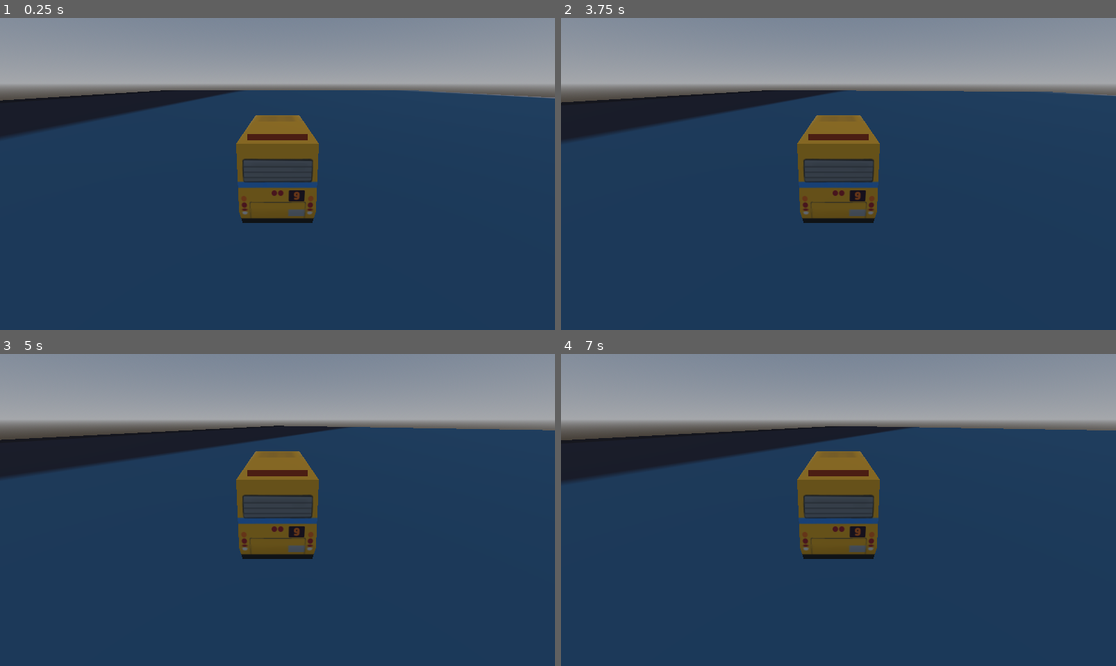
Above: before the commit, frames 1-4 (two rows, left to right).
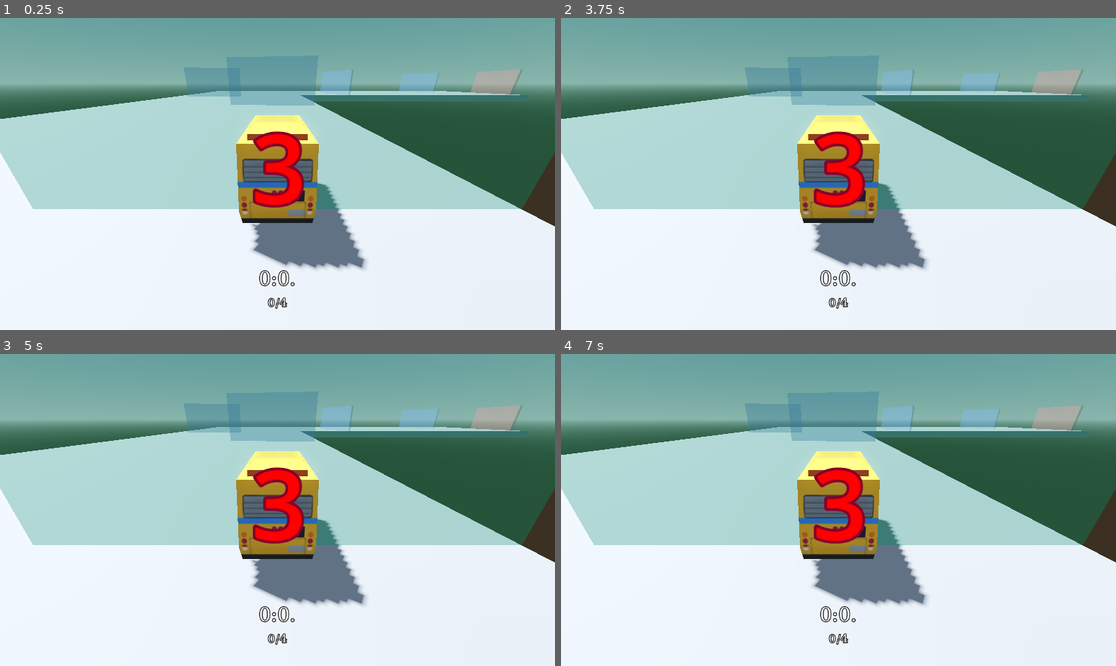
Above: after the commit, the same moments.

Repository: Username4DSchool/racing_game
Game: Godot game, scene res://tracks/track_1.tscn
The game is run twice, just before and just after one commit, with the same random seed, the same clock (stepped at 60 frames per second) and the same inputs. Before the commit the project starts from res://test_envi.tscn. The engine's default icon, where the game draws it, is replaced by a stand-in: a white triangle on a blue panel in a dark square.
Inputs:
- Up to frame 1 (0.25 s): no input
- Up to frame 2 (3.75 s): tap Enter at 0.5 s; hold Right (ui_right) 0.53-1.28 s; tap Y (retire) every 0.75 s from 0.6 to 3.6 s; tap R (respawn) every 0.75 s from 1.25 to 3.5 s; hold Down (ui_down) 1.28-2.03 s; hold Right (ui_right) 2.03-2.78 s; hold Up (ui_up) 2.78-3.53 s; hold Left (ui_left) from 3.53 s (still down)
- Up to frame 3 (5 s): keep holding Left (ui_left); tap R (respawn) at 4.15 s; tap Y (retire) at 4.35 s
- Up to frame 4 (7 s): tap R (respawn) at 5 s; release Left (ui_left) at 5.03 s; hold Down (ui_down) 5.03-5.78 s; tap Y (retire) at 5.1, 5.85, 6.6 s; hold Right (ui_right) 5.78-6.53 s; hold Up (ui_up) from 6.53 s (still down)

The runs differ from the first frame. In frame 1, 89% of the frame differs, in the area x 0-100%, y 0-100%; in frame 2, 89%; in frame 3, 89%; in frame 4, 89%.

Commit message:
added ui

Diff:
--- a/car.gd
+++ b/car.gd
@@ -5,9 +5,10 @@
 @export var sliding = false
 @export var slide_steer = 0
 @export var drift_multiplier= 0
+@export var not_finished = true
 
 func _physics_process(delta: float) -> void:
-	if Input.get_axis("ui_left", "ui_right") and speed > 0:
+	if Input.get_axis("ui_left", "ui_right") and speed > 0 and not_finished:
 		if speed < 0.2:
 			steering = move_toward(steering, Input.get_axis("ui_left", "ui_right"), 0.3 * speed)
 		else:
@@ -15,13 +16,13 @@
 	else:
 		steering = move_toward(steering, 0, 0.1)
 
-	if Input.is_action_pressed("ui_down"):
+	if Input.is_action_pressed("ui_down") and not_finished:
 		if Input.is_action_pressed("ui_up"):
 			speed = move_toward(speed, 0.3 ,0.018)
 		else:
 			speed = move_toward(speed, -0.5 ,0.03)
 
-	if Input.is_action_just_pressed("ui_down"):
+	if Input.is_action_just_pressed("ui_down") and not_finished:
 
 		if abs(steering) != 0:
 
@@ -30,7 +31,7 @@
 
 	self.rotate_y(steering * -0.02)
 
-	if Input.is_action_pressed("ui_up"):
+	if Input.is_action_pressed("ui_up") and not_finished:
 		if speed <= 1:
 			speed = move_toward(speed, 1, 0.02)
 		else:
--- a/checkpoint.gd
+++ b/checkpoint.gd
@@ -17,7 +17,3 @@
 		print("checked")
 		self.get_parent().get_parent().check_checkpoints()
 		self.get_parent().get_parent().save_point()
-
-func _input(event: InputEvent) -> void:
-	if Input.is_action_just_pressed("retire"):
-		checked = false
--- /dev/null
+++ b/end.gd
@@ -0,0 +1,37 @@
+extends Node2D
+
+
+@export var time = 0
+@export var old = 0
+@export var medal = 0
+# Called when the node enters the scene tree for the first time.
+func _ready() -> void:
+	pass # Replace with function body.
+
+
+# Called every frame. 'delta' is the elapsed time since the previous frame.
+func _process(delta: float) -> void:
+	pass
+
+func update():
+	var delta = (old - time) * -1
+	var str = "+" if delta >= 0 else ""
+	$time.text = var_to_str(floori(time / 60))  + ":" + var_to_str(floori(time) % 60) + "." + var_to_str(time - floor(time)).substr(2,2) + " (" + str+var_to_str(round(delta * 100) / 100) + ")"
+
+	if medal == 3:
+		$medals.modulate = Color.GOLDENROD
+		$medals/Label.text = "Gold"
+	elif medal == 2:
+		$medals.modulate = Color.SILVER
+		$medals/Label.text = "Silver"
+	elif medal == 1:
+		$medals.modulate = Color.SADDLE_BROWN
+		$medals/Label.text = "Bronze"
+	else:
+		$medals.modulate = Color.TRANSPARENT
+		$medals/Label.text = ""
+
+
+func _on_retry_pressed() -> void:
+	self.get_parent().get_parent().retire()
+	self.visible = false
--- /dev/null
+++ b/end.tscn
@@ -0,0 +1,116 @@
+[gd_scene load_steps=7 format=3 uid="uid://c3um71royd1wo"]
+
+[ext_resource type="Script" uid="uid://y05e4w8cnr5s" path="res://end.gd" id="1_egc6y"]
+[ext_resource type="Theme" uid="uid://cp57qnq27t8ug" path="res://resources/standard_theme.tres" id="1_n735c"]
+
+[sub_resource type="LabelSettings" id="LabelSettings_egc6y"]
+font_size = 44
+
+[sub_resource type="LabelSettings" id="LabelSettings_n735c"]
+font_size = 26
+
+[sub_resource type="StyleBoxFlat" id="StyleBoxFlat_egc6y"]
+bg_color = Color(1, 1, 1, 0)
+border_width_left = 12
+border_width_top = 12
+border_width_right = 12
+border_width_bottom = 12
+border_color = Color(1, 1, 1, 1)
+
+[sub_resource type="LabelSettings" id="LabelSettings_lt2ag"]
+font_size = 41
+
+[node name="end" type="Node2D"]
+script = ExtResource("1_egc6y")
+
+[node name="ColorRect" type="ColorRect" parent="."]
+z_index = -1
+offset_right = 1152.0
+offset_bottom = 672.0
+color = Color(0, 0, 0, 0.580392)
+
+[node name="Panel" type="Panel" parent="."]
+z_index = 1
+offset_left = 256.0
+offset_top = 96.0
+offset_right = 896.0
+offset_bottom = 544.0
+theme = ExtResource("1_n735c")
+
+[node name="retry" type="Button" parent="Panel"]
+layout_mode = 0
+offset_left = 160.0
+offset_top = 352.0
+offset_right = 288.0
+offset_bottom = 384.0
+theme = ExtResource("1_n735c")
+text = "retry"
+
+[node name="exit" type="Button" parent="Panel"]
+layout_mode = 0
+offset_left = 352.0
+offset_top = 352.0
+offset_right = 480.0
+offset_bottom = 384.0
+theme = ExtResource("1_n735c")
+text = "exit"
+
+[node name="Label" type="Label" parent="."]
+offset_left = 320.0
+offset_top = 160.0
+offset_right = 832.0
+offset_bottom = 256.0
+text = "Track comleted!"
+label_settings = SubResource("LabelSettings_egc6y")
+horizontal_alignment = 1
+vertical_alignment = 1
+
+[node name="time" type="Label" parent="."]
+offset_left = 320.0
+offset_top = 256.0
+offset_right = 832.0
+offset_bottom = 320.0
+text = "00:00:00 (+00:00:00)"
+label_settings = SubResource("LabelSettings_n735c")
+horizontal_alignment = 1
+vertical_alignment = 1
+
+[node name="medals" type="Control" parent="."]
+modulate = Color(1, 0.580392, 0, 1)
+layout_mode = 3
+anchors_preset = 0
+offset_right = 40.0
+offset_bottom = 40.0
+
+[node name="Panel2" type="Panel" parent="medals"]
+layout_mode = 0
+offset_left = 480.0
+offset_top = 336.0
+offset_right = 544.0
+offset_bottom = 400.0
+rotation = 0.785398
+pivot_offset = Vector2(32, 32)
+theme_override_styles/panel = SubResource("StyleBoxFlat_egc6y")
+
+[node name="Panel3" type="Panel" parent="medals"]
+layout_mode = 0
+offset_left = 480.0
+offset_top = 336.0
+offset_right = 544.0
+offset_bottom = 400.0
+rotation = 0.785398
+scale = Vector2(0.5, 0.5)
+pivot_offset = Vector2(32, 32)
+theme_override_styles/panel = SubResource("StyleBoxFlat_egc6y")
+
+[node name="Label" type="Label" parent="medals"]
+layout_mode = 0
+offset_left = 576.0
+offset_top = 320.0
+offset_right = 800.0
+offset_bottom = 416.0
+text = "Gold"
+label_settings = SubResource("LabelSettings_lt2ag")
+vertical_alignment = 1
+
+[connection signal="pressed" from="Panel/retry" to="." method="_on_retry_pressed"]
--- a/finish.gd
+++ b/finish.gd
@@ -3,3 +3,4 @@
 func _on_body_entered(body: Node3D) -> void:
 	if body.is_in_group("car"):
 		self.get_parent().finish()
+		print('fin')
--- a/hud.gd
+++ b/hud.gd
@@ -2,9 +2,8 @@
 
 # Called every frame. 'delta' is the elapsed time since the previous frame.
 func _process(delta: float) -> void:
-	$time.text = var_to_str(floori(self.get_parent().time / 60))  + ":" + var_to_str(roundi(self.get_parent().time) % 60) + "." + var_to_str(self.get_parent().time - floor(self.get_parent().time)).substr(2,2)
+	$time.text = var_to_str(floori(self.get_parent().time / 60))  + ":" + var_to_str(floori(self.get_parent().time) % 60) + "." + var_to_str(self.get_parent().time - floor(self.get_parent().time)).substr(2,2)
 	$checkpoints.text = var_to_str(self.get_parent().checkpoints) + "/" + var_to_str(self.get_parent().get_node("checkpoints").get_child_count())
-
 func shown(shown: int) -> void:
 	$"3".visible = false
 	$"2".visible = false
@@ -17,3 +16,21 @@
 			$"2".show()
 		3:
 			$"3".show()
+func fin():
+	$end.visible = true
+	$end.time = self.get_parent().time
+	$end.old = SaveManager.pb if SaveManager.pb != -1 else self.get_parent().time
+	if self.get_parent().gold_time > self.get_parent().time:
+		$end.medal = 3
+	elif self.get_parent().silver_time > self.get_parent().time:
+		$end.medal = 2
+	elif self.get_parent().bronze_time > self.get_parent().time:
+		$end.medal = 1
+	else:
+		$end.medal = 0
+	$end.update()
+	if SaveManager.pb > self.get_parent().time or SaveManager.pb == -1:
+		SaveManager.pb = self.get_parent().time
+func _input(event: InputEvent) -> void:
+	if Input.is_action_just_pressed("respawn") or Input.is_action_just_pressed("retire"):
+		$end.visible = false
--- a/hud.tscn
+++ b/hud.tscn
@@ -1,6 +1,7 @@
-[gd_scene load_steps=8 format=3 uid="uid://cdv1qwnnmkqq5"]
+[gd_scene load_steps=9 format=3 uid="uid://cdv1qwnnmkqq5"]
 
 [ext_resource type="Script" uid="uid://bsgsa1rnh12dm" path="res://hud.gd" id="1_37p78"]
+[ext_resource type="PackedScene" uid="uid://c3um71royd1wo" path="res://end.tscn" id="2_64ctp"]
 
 [sub_resource type="FontFile" id="FontFile_64ctp"]
 subpixel_positioning = 0
@@ -229,3 +230,6 @@
 label_settings = SubResource("LabelSettings_a2258")
 horizontal_alignment = 1
 vertical_alignment = 1
+
+[node name="end" parent="." instance=ExtResource("2_64ctp")]
+visible = false
--- /dev/null
+++ b/main_menu.tscn
@@ -0,0 +1,44 @@
+[gd_scene load_steps=4 format=3 uid="uid://cgk1jes0wivc"]
+
+[ext_resource type="PackedScene" uid="uid://bwh05shhwqxam" path="res://track_panel.tscn" id="1_06t4h"]
+
+[sub_resource type="LabelSettings" id="LabelSettings_rhts7"]
+font_size = 97
+
+[sub_resource type="LabelSettings" id="LabelSettings_06t4h"]
+font_size = 24
+
+[node name="main_menu" type="Node2D"]
+
+[node name="Label" type="Label" parent="."]
+offset_left = 64.0
+offset_right = 1216.0
+offset_bottom = 192.0
+text = "BRAKEMANIA"
+label_settings = SubResource("LabelSettings_rhts7")
+vertical_alignment = 1
+
+[node name="Label2" type="Label" parent="."]
+offset_left = 64.0
+offset_top = 512.0
+offset_right = 1216.0
+offset_bottom = 640.0
+text = "By Username4D"
+label_settings = SubResource("LabelSettings_06t4h")
+vertical_alignment = 1
+
+[node name="hbox" type="HBoxContainer" parent="."]
+offset_left = 96.0
+offset_top = 256.0
+offset_right = 1216.0
+offset_bottom = 384.0
+theme_override_constants/separation = 128
+
+[node name="track_panel" parent="hbox" instance=ExtResource("1_06t4h")]
+layout_mode = 2
+
+[node name="track_panel2" parent="hbox" instance=ExtResource("1_06t4h")]
+layout_mode = 2
+
+[node name="track_panel3" parent="hbox" instance=ExtResource("1_06t4h")]
+layout_mode = 2
--- a/project.godot
+++ b/project.godot
@@ -11,13 +11,21 @@
 [application]
 
 config/name="Racer"
-run/main_scene="uid://qsm5e6bouf45"
+run/main_scene="uid://u6gh52pl0ita"
 config/features=PackedStringArray("4.4", "Forward Plus")
 config/icon="res://icon.svg"
+
+[autoload]
+
+SaveManager="*res://save_manager.gd"
 
 [global_group]
 
 car=""
+
+[gui]
+
+theme/default_font_multichannel_signed_distance_field=true
 
 [input]
 
--- /dev/null
+++ b/resources/standard_theme.tres
@@ -0,0 +1,55 @@
+[gd_resource type="Theme" load_steps=5 format=3 uid="uid://cp57qnq27t8ug"]
+
+[sub_resource type="StyleBoxFlat" id="StyleBoxFlat_h3rns"]
+bg_color = Color(1, 1, 1, 0.172549)
+border_color = Color(0.8, 0.8, 0.8, 0.27451)
+corner_radius_top_left = 8
+corner_radius_top_right = 8
+corner_radius_bottom_right = 8
+corner_radius_bottom_left = 8
+shadow_color = Color(1, 1, 1, 0.054902)
+shadow_offset = Vector2(16, 16)
+
+[sub_resource type="StyleBoxFlat" id="StyleBoxFlat_5ll2w"]
+bg_color = Color(1, 1, 1, 0.227451)
+border_color = Color(0.8, 0.8, 0.8, 0.27451)
+corner_radius_top_left = 8
+corner_radius_top_right = 8
+corner_radius_bottom_right = 8
+corner_radius_bottom_left = 8
+shadow_color = Color(1, 1, 1, 0.054902)
+shadow_offset = Vector2(16, 16)
+
+[sub_resource type="StyleBoxFlat" id="StyleBoxFlat_dp0gv"]
+bg_color = Color(1, 1, 1, 0.294118)
+border_color = Color(0.8, 0.8, 0.8, 0.27451)
+corner_radius_top_left = 8
+corner_radius_top_right = 8
+corner_radius_bottom_right = 8
+corner_radius_bottom_left = 8
+shadow_color = Color(1, 1, 1, 0.054902)
+shadow_offset = Vector2(16, 16)
+
+[sub_resource type="StyleBoxFlat" id="StyleBoxFlat_80ky7"]
+bg_color = Color(1, 1, 1, 0.411765)
+border_width_right = 16
+border_width_bottom = 16
+border_color = Color(0.8, 0.8, 0.8, 0.27451)
+corner_radius_top_left = 32
+corner_radius_top_right = 32
+corner_radius_bottom_right = 32
+corner_radius_bottom_left = 32
+expand_margin_left = 32.0
+expand_margin_top = 32.0
+expand_margin_right = 32.0
+expand_margin_bottom = 32.0
+shadow_color = Color(1, 1, 1, 0.054902)
+shadow_offset = Vector2(16, 16)
+
+[resource]
+Button/styles/disabled = SubResource("StyleBoxFlat_h3rns")
+Button/styles/focus = SubResource("StyleBoxFlat_h3rns")
+Button/styles/hover = SubResource("StyleBoxFlat_5ll2w")
+Button/styles/normal = SubResource("StyleBoxFlat_h3rns")
+Button/styles/pressed = SubResource("StyleBoxFlat_dp0gv")
+Panel/styles/panel = SubResource("StyleBoxFlat_80ky7")
--- /dev/null
+++ b/save_manager.gd
@@ -0,0 +1,10 @@
+extends Node
+
+var pb = -1
+
+func _ready() -> void:
+	pass
+
+
+func _process(delta: float) -> void:
+	pass
--- a/start.tscn
+++ b/start.tscn
@@ -1,7 +1,4 @@
-[gd_scene load_steps=4 format=3 uid="uid://cntf6f6dturiq"]
-
-[sub_resource type="BoxShape3D" id="BoxShape3D_goijn"]
-size = Vector3(2, 1, 0.1)
+[gd_scene load_steps=3 format=3 uid="uid://cntf6f6dturiq"]
 
 [sub_resource type="BoxMesh" id="BoxMesh_yp4eo"]
 size = Vector3(2, 1, 0.1)
@@ -10,12 +7,8 @@
 transparency = 1
 albedo_color = Color(2.02149e-06, 0.795811, 0.52185, 0.392157)
 
-[node name="start" type="Area3D"]
+[node name="start" type="Node3D"]
 transform = Transform3D(4, 0, 0, 0, 4, 0, 0, 0, 4, 0, 0, 0)
-
-[node name="CollisionShape3D" type="CollisionShape3D" parent="."]
-transform = Transform3D(-4.37114e-08, 0, 1, 0, 1, 0, -1, 0, -4.37114e-08, 0, 0.5, 0)
-shape = SubResource("BoxShape3D_goijn")
 
 [node name="MeshInstance3D" type="MeshInstance3D" parent="."]
 transform = Transform3D(-4.37114e-08, 0, 1, 0, 1, 0, -1, 0, -4.37114e-08, 0, 0.5, 0)
--- a/track.gd
+++ b/track.gd
@@ -2,16 +2,17 @@
 
 var time = 0
 var checkpoints = 0
-# Called when the node enters the scene tree for the first time.
+
 var checkpoint_data
 var timer_paused = true
 
-# Called every frame. 'delta' is the elapsed time since the previous frame.
-
+@export var bronze_time = 0.0
+@export var silver_time = 0.0
+@export var gold_time = 0.0
 
 func _process(delta: float) -> void:
 	if not timer_paused:
-		time += delta
+		time = 100000 - $Timer.time_left
 	elif $car/car.disable_mode == Node.PROCESS_MODE_DISABLED:
 		time = $timer.time_left
 func check_checkpoints() -> bool:
@@ -21,11 +22,12 @@
 		check = false if not i.checked else check
 		checkpoints = checkpoints + 1 if i.checked else checkpoints
 	return check
-
 func finish():
 	if check_checkpoints():
 		timer_paused = true
-
+		$Timer.stop()
+		$car/car.not_finished = false
+		$hud.fin()
 func save_point():
 	checkpoint_data = {
 	 "Position": $car/car.position,
@@ -39,14 +41,18 @@
 	}
 
 func respawn():
-	$car/car.position = checkpoint_data["Position"]
-	$car/car.rotation.y = checkpoint_data["Rotation"]
-	$car/car.speed = checkpoint_data["Speed"]
-	$car/car.steering= checkpoint_data["Steering"]
-	$car/car.sliding= checkpoint_data["Sliding"]
-	$car/car.slide_steer= checkpoint_data["Slide Steer"]
-	$car/car.drift_multiplier= checkpoint_data["Drift Boost"]
-	$car/car.velocity= checkpoint_data["Velocity"]
+	if $car/car.not_finished:
+		$car/car.position = checkpoint_data["Position"]
+		$car/car.rotation.y = checkpoint_data["Rotation"]
+		$car/car.speed = checkpoint_data["Speed"]
+		$car/car.steering= checkpoint_data["Steering"]
+		$car/car.sliding= checkpoint_data["Sliding"]
+		$car/car.slide_steer= checkpoint_data["Slide Steer"]
+		$car/car.drift_multiplier= checkpoint_data["Drift Boost"]
+		$car/car.velocity= checkpoint_data["Velocity"]
+	else:
+		print('retired')
+		retire()
 
 func _input(event: InputEvent) -> void:
 	if Input.is_action_just_pressed("respawn"):
@@ -55,7 +61,11 @@
 		retire()
 
 func retire():
+	check_checkpoints()
+	for i in $checkpoints.get_children():
+		i.checked = false
 	$car/car.process_mode = Node.PROCESS_MODE_DISABLED
+	$car/car.not_finished = true
 	timer_paused = true
 	time = 0
 	checkpoint_data = {
@@ -70,7 +80,7 @@
 	}
 	respawn()
 	$timer.start()
-	check_checkpoints()
+
 	var checked = 3
 	while $timer.time_left != 0:
 		if $timer.time_left < 3 and checked == 3:
@@ -84,7 +94,9 @@
 			$hud.shown(1)
 		await get_tree().process_frame
 	$hud.shown(0)
+	$Timer.start()
 	$car/car.process_mode = Node.PROCESS_MODE_ALWAYS
+	$car/car.not_finished = true
 	timer_paused = false
 
 func _ready() -> void:
--- /dev/null
+++ b/track_panel.tscn
@@ -0,0 +1,25 @@
+[gd_scene load_steps=2 format=3 uid="uid://bwh05shhwqxam"]
+
+[ext_resource type="Theme" uid="uid://cp57qnq27t8ug" path="res://resources/standard_theme.tres" id="1_qg17r"]
+
+[node name="track_panel" type="Panel"]
+custom_minimum_size = Vector2(128, 0)
+offset_left = -64.0
+offset_top = -64.0
+offset_right = 64.0
+offset_bottom = 64.0
+theme = ExtResource("1_qg17r")
+
+[node name="Label" type="Label" parent="."]
+layout_mode = 0
+offset_right = 128.0
+offset_bottom = 32.0
+text = "Windy Woods"
+
+[node name="Button" type="Button" parent="."]
+self_modulate = Color(1, 1, 1, 0)
+layout_mode = 0
+offset_left = -32.0
+offset_top = -32.0
+offset_right = 160.0
+offset_bottom = 160.0
--- a/tracks/track_1.tscn
+++ b/tracks/track_1.tscn
@@ -12,6 +12,9 @@
 data = PackedVector3Array(-1, 0.05, 1, 1, 0.05, 1, -1, -0.05, 1, 1, 0.05, 1, 1, -0.05, 1, -1, -0.05, 1, 1, 0.05, -1, -1 …(392 unchanged characters)…
 
 [node name="track" instance=ExtResource("1_jhe20")]
+bronze_time = 10.0
+silver_time = 8.5
+gold_time = 7.5
 
 [node name="checkpoint" parent="checkpoints" index="0" instance=ExtResource("3_cejyx")]
 transform = Transform3D(0.56796, 0, 3.95947, 0, 4, 0, -3.95947, 0, 0.56796, 12.2153, 1.90735e-06, 5.45806)
@@ -85,3 +88,6 @@
 
 [node name="start" parent="." index="5" instance=ExtResource("6_aq6f0")]
 transform = Transform3D(4, 0, 0, 0, 4, 0, 0, 0, 4, -5.09114, -1.66893e-06, 6.00309)
+
+[node name="Timer" type="Timer" parent="." index="9"]
+wait_time = 100000.0
Binary file added: assets/color_palette.png
Not shown, added: assets/color_palette.png.import
Not shown, added: end.gd.uid
Not shown, added: save_manager.gd.uid
